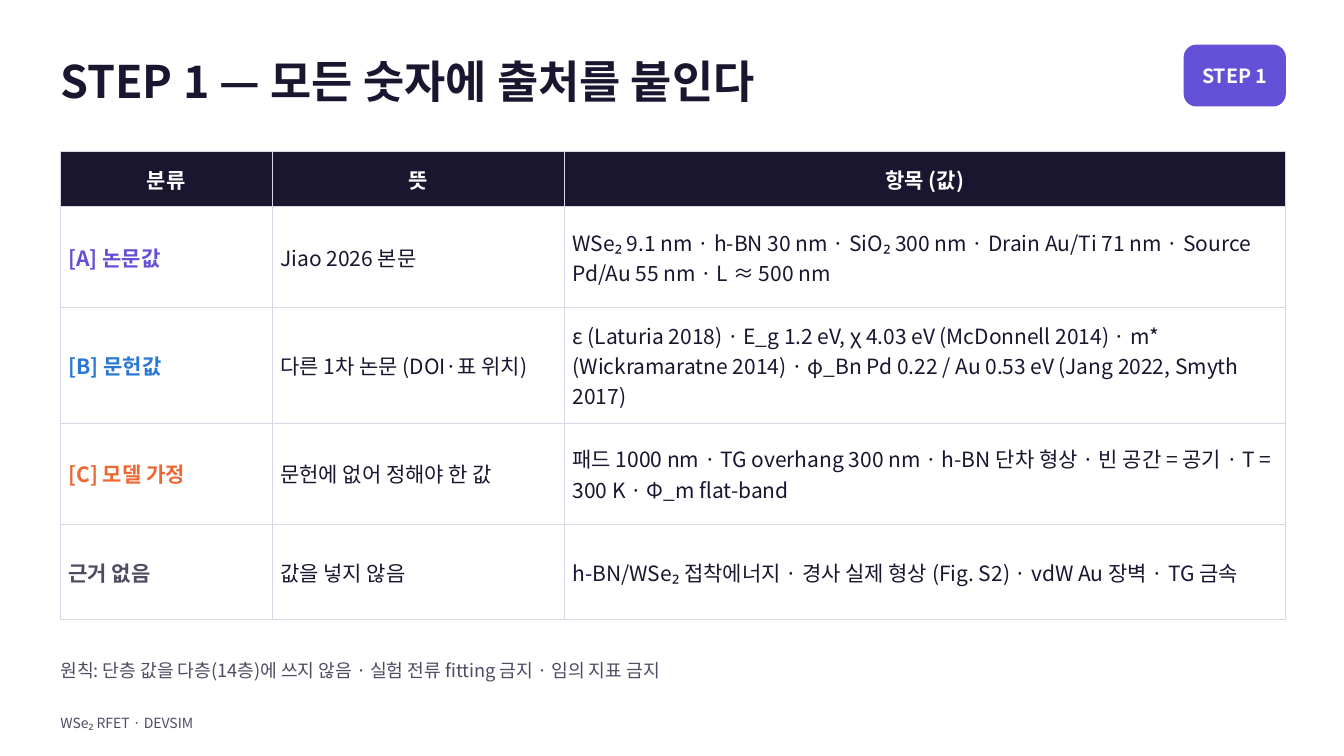
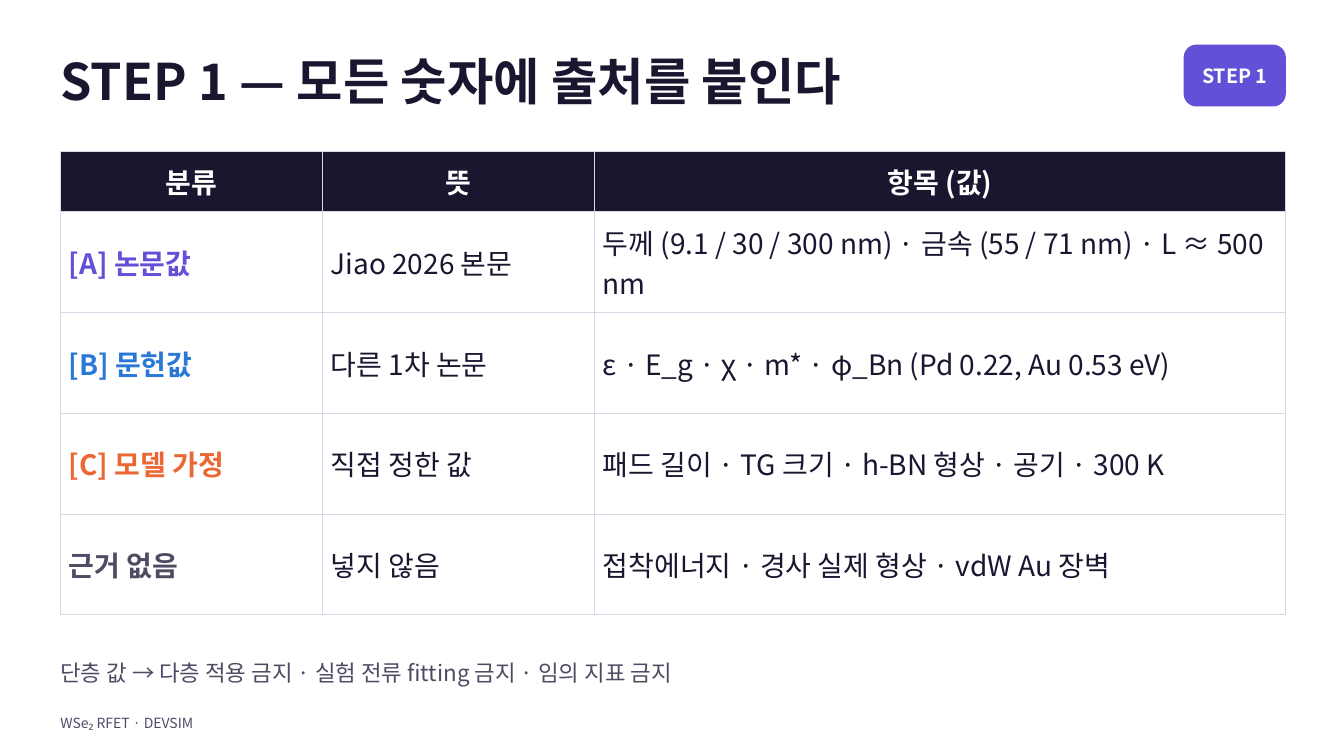
Before and after one commit to jiseonyang-9070/rfet, a slide deck: slide 4 of slides/WSe2_RFET_electrostatics.pptx. Drawn at 1344x756 pixels with LibreOffice and Linux fonts; fonts in the diff are those of the drawing. Boxes give left, top, right and bottom in pixels: in the first picture for what was removed or moved away, otherwise in the second. Text is boxed around its words. In the diff, an @@ line names an element or a change of style, - is before the commit and + after.

```diff
--- a/slides/WSe2_RFET_electrostatics.pptx
+++ b/slides/WSe2_RFET_electrostatics.pptx
@@ title "STEP 1 — 모든 숫자에 ..." at (60, 57, 841, 105): size 32 to 36 pt @@
@@ table at (60, 151, 1286, 583) @@
-row 2, column 3: WSe₂ 9.1 nm · h-BN 30 nm · SiO₂ 300 nm · Drain Au/Ti 71 nm · Source Pd/Au 55 nm · L ≈ 500 nm
+row 2, column 3: 두께 (9.1 / 30 / 300 nm) · 금속 (55 / 71 nm) · L ≈ 500 nm
-row 3, column 2: 다른 1차 논문 (DOI·표 위치)
+row 3, column 2: 다른 1차 논문
-row 3, column 3: ε (Laturia 2018) · E_g 1.2 eV, χ 4.03 eV (McDonnell 2014) · m* (Wickramaratne 2014) · φ_Bn Pd 0.22 / Au 0.53 eV (Jang 2022, Smyth 2017)
+row 3, column 3: ε · E_g · χ · m* · φ_Bn (Pd 0.22, Au 0.53 eV)
-row 4, column 2: 문헌에 없어 정해야 한 값
+row 4, column 2: 직접 정한 값
-row 4, column 3: 패드 1000 nm · TG overhang 300 nm · h-BN 단차 형상 · 빈 공간 = 공기 · T = 300 K · Φ_m flat-band
+row 4, column 3: 패드 길이 · TG 크기 · h-BN 형상 · 공기 · 300 K
-row 5, column 2: 값을 넣지 않음
+row 5, column 2: 넣지 않음
-row 5, column 3: h-BN/WSe₂ 접착에너지 · 경사 실제 형상 (Fig. S2) · vdW Au 장벽 · TG 금속
+row 5, column 3: 접착에너지 · 경사 실제 형상 · vdW Au 장벽
@@ size 15 to 20 pt in "분류", "뜻", "항목 (값)", "[A] 논문값" and 4 more places @@
@@ text at (60, 662, 672, 687): text changed; size 13 to 16 pt @@
-원칙: 단층 값을 다층(14층)에 쓰지 않음 · 실험 전류 fitting 금지 · 임의 지표 금지
+단층 값 → 다층 적용 금지 · 실험 전류 fitting 금지 · 임의 지표 금지
```
Also in this commit, not shown: 17 other slides changed, 1 other file.
